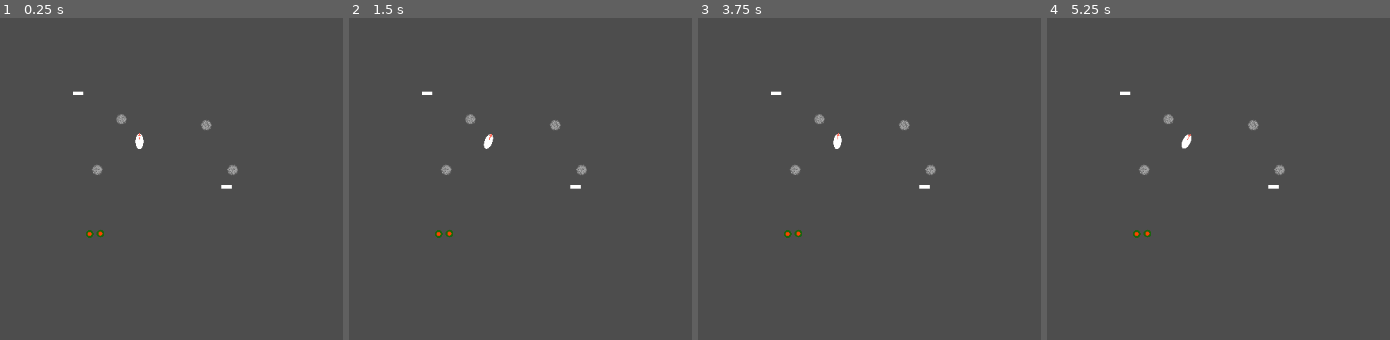
Above: before the commit, frames 1-4 (left to right).
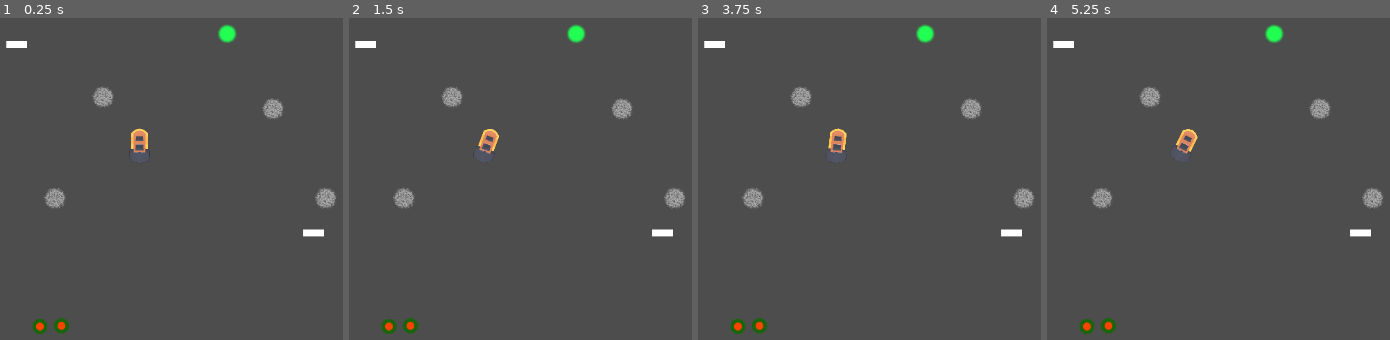
Above: after the commit, the same moments.

Repository: ktosox/Tool_Box_2
Game: Godot game, scene res://experimental/vam-pirate_ship-vivors_2/game.tscn
Same seed, same stepped clock (60 frames per second), same inputs: the game is played once before the commit and once after it. The project has no main scene, so this scene is started directly.
Inputs (mouse positions are in pixels of both pictures, inside the frame that each line leads up to):
- Up to frame 1 (0.25 s): no input
- Up to frame 2 (1.5 s): tap Enter (ui_accept) at 0.5, 0.77 s; move the mouse to (664, 117) at 0.52 s; hold Right (ui_right) 0.53-1.25 s; click (664, 117) at 0.67 s; drag from (outside the picture) to (421, 92) at 1.27 s
- Up to frame 3 (3.75 s): tap Enter (ui_accept) at 2, 2.75, 3.5 s; move the mouse to (917, 43) at 2.02 s; hold Left (ui_left) 2.03-2.75 s; drag from (797, 230) to (920, 188) at 2.77 s; move the mouse to (outside the picture) at 3.52 s; hold Right (ui_right) from 3.53 s (still down)
- Up to frame 4 (5.25 s): tap Enter (ui_accept) at 3.77, 5 s; release Right (ui_right) at 4.25 s; drag from (outside the picture) to (1146, 233) at 4.27 s; move the mouse to (1225, 140) at 5.02 s; hold Right (ui_right) from 5.03 s (still down); click (1225, 140) at 5.17 s

The runs differ from the first frame. In frame 1, 2.8% of the frame differs, in the area x 1-98%, y 1-99%; in frame 2, 2.7%; in frame 3, 2.8%; in frame 4, 2.8%.

Commit message:
re-implemented 3D in 2D for player among other things

Diff:
--- a/experimental/vam-pirate_ship-vivors_2/explosion.tscn
+++ b/experimental/vam-pirate_ship-vivors_2/explosion.tscn
@@ -62,7 +62,7 @@
 tracks/0/interp = 1
 tracks/0/loop_wrap = true
 tracks/0/keys = {
-"times": PackedFloat32Array(0, 1.2),
+"times": PackedFloat32Array(0, 0.6),
 "transitions": PackedFloat32Array(0.5, 1),
 "update": 0,
 "values": [Vector2(0.05, 0.05), Vector2(0.51, 0.51)]
@@ -74,7 +74,7 @@
 tracks/1/interp = 1
 tracks/1/loop_wrap = true
 tracks/1/keys = {
-"times": PackedFloat32Array(0, 1.2),
+"times": PackedFloat32Array(0, 0.6),
 "transitions": PackedFloat32Array(0.5, 1),
 "update": 0,
 "values": [20.0, 90.0]
@@ -86,7 +86,7 @@
 tracks/2/interp = 1
 tracks/2/loop_wrap = true
 tracks/2/keys = {
-"times": PackedFloat32Array(0, 0.966667, 1.5),
+"times": PackedFloat32Array(0, 0.9, 1.5),
 "transitions": PackedFloat32Array(1, 2, 1),
 "update": 0,
 "values": [Color(1, 1, 1, 1), Color(1, 1, 1, 1), Color(1, 1, 1, 0)]
--- a/experimental/vam-pirate_ship-vivors_2/game.tscn
+++ b/experimental/vam-pirate_ship-vivors_2/game.tscn
@@ -1,18 +1,19 @@
-[gd_scene load_steps=9 format=3 uid="uid://bke5odo8f6qx2"]
+[gd_scene load_steps=10 format=3 uid="uid://bke5odo8f6qx2"]
 
 [ext_resource type="Script" path="res://experimental/vam-pirate_ship-vivors_2/player_ship.gd" id="1_wrg1n"]
-[ext_resource type="Texture2D" uid="uid://onm5xeg5u5wu" path="res://resources/shader_particles/orb1.png" id="2_vfmk5"]
+[ext_resource type="PackedScene" uid="uid://byqhyixw2emev" path="res://experimental/vam-pirate_ship-vivors_2/KenneyWatercraft/Models/GLB format/boat-fan.glb" id="2_3dar4"]
 [ext_resource type="Texture2D" uid="uid://d11ofdafmrw2k" path="res://resources/shader_particles/smoke2.png" id="3_wf3vw"]
 [ext_resource type="PackedScene" uid="uid://cjsb0u1e8f3f4" path="res://experimental/vam-pirate_ship-vivors_2/enemy_gun.tscn" id="4_ohqq1"]
 [ext_resource type="PackedScene" uid="uid://bnodi31vhdku8" path="res://experimental/vam-pirate_ship-vivors_2/magnetic_mine.tscn" id="5_adeya"]
+[ext_resource type="PackedScene" uid="uid://cneukwlht7ocs" path="res://experimental/vam-pirate_ship-vivors_2/pickup.tscn" id="6_pxew2"]
+
+[sub_resource type="Environment" id="Environment_0ijcl"]
+ambient_light_source = 2
+ambient_light_color = Color(1, 1, 1, 1)
 
 [sub_resource type="CapsuleShape2D" id="CapsuleShape2D_nnxsf"]
-radius = 20.0
-height = 80.0
-
-[sub_resource type="Curve" id="Curve_80uqk"]
-_data = [Vector2(0, 0.340659), 0.0, 0.0, 0, 0, Vector2(0.715789, 0.0879121), 0.0, 0.0, 0, 0, Vector2(1, 1), 0.0, 0.0, 0, 0]
-point_count = 3
+radius = 23.55
+height = 74.05
 
 [sub_resource type="CircleShape2D" id="CircleShape2D_ps0v5"]
 radius = 30.1496
@@ -27,25 +28,39 @@
 wall_min_slide_angle = 0.0872665
 script = ExtResource("1_wrg1n")
 
-[node name="Orb1" type="Sprite2D" parent="PlayerShip"]
-scale = Vector2(0.225, 0.45)
-texture = ExtResource("2_vfmk5")
+[node name="SubViewportContainer" type="SubViewportContainer" parent="PlayerShip"]
+anchors_preset = 8
+anchor_left = 0.5
+anchor_top = 0.5
+anchor_right = 0.5
+anchor_bottom = 0.5
+offset_left = -80.0
+offset_top = -80.0
+offset_right = 80.0
+offset_bottom = 80.0
+grow_horizontal = 2
+grow_vertical = 2
+stretch = true
+
+[node name="SubViewport" type="SubViewport" parent="PlayerShip/SubViewportContainer"]
+transparent_bg = true
+size = Vector2i(160, 160)
+
+[node name="Node3D" type="Node3D" parent="PlayerShip/SubViewportContainer/SubViewport"]
+
+[node name="boat-fan2" parent="PlayerShip/SubViewportContainer/SubViewport/Node3D" instance=ExtResource("2_3dar4")]
+
+[node name="Camera3D" type="Camera3D" parent="PlayerShip/SubViewportContainer/SubViewport/Node3D"]
+transform = Transform3D(-1, -8.74228e-08, -3.82137e-15, 0, -4.37114e-08, 1, -8.74228e-08, 1, 4.37114e-08, 0, 4.555, 0)
+environment = SubResource("Environment_0ijcl")
 
 [node name="CollisionShape2D" type="CollisionShape2D" parent="PlayerShip"]
 shape = SubResource("CapsuleShape2D_nnxsf")
 
 [node name="Camera2D" type="Camera2D" parent="PlayerShip"]
-zoom = Vector2(0.25, 0.25)
+zoom = Vector2(0.5, 0.5)
 position_smoothing_enabled = true
 position_smoothing_speed = 4.0
-
-[node name="Front" type="Line2D" parent="PlayerShip"]
-position = Vector2(0, -11)
-scale = Vector2(0.545, 0.545)
-points = PackedVector2Array(0, 0, 0, -70, 0, -40)
-width = 30.0
-width_curve = SubResource("Curve_80uqk")
-default_color = Color(1, 0.427451, 0.356863, 1)
 
 [node name="Timer" type="Timer" parent="PlayerShip"]
 wait_time = 0.4
@@ -109,4 +124,9 @@
 [node name="MagneticMine2" parent="." instance=ExtResource("5_adeya")]
 position = Vector2(96, 813)
 
+[node name="Pickup" parent="." instance=ExtResource("6_pxew2")]
+position = Vector2(636, -32)
+
 [connection signal="timeout" from="PlayerShip/Timer" to="PlayerShip" method="_on_timer_timeout"]
+
+[editable path="PlayerShip/SubViewportContainer/SubViewport/Node3D/boat-fan2"]
--- /dev/null
+++ b/experimental/vam-pirate_ship-vivors_2/pickup.gd
@@ -0,0 +1,31 @@
+extends CharacterBody2D
+
+
+const SPEED = 330.0
+
+var target : CharacterBody2D
+
+const MIN_SPEED_DISTANCE = 400
+
+const MAX_SPEED_DISTANCE = 60
+
+
+func _physics_process(delta: float) -> void:
+
+	if target == null:
+		return
+	var follow_direction = target.global_position - global_position
+
+	velocity = follow_direction.normalized() * lerp(0.0, SPEED, clamp(inverse_lerp(MIN_SPEED_DISTANCE, MAX_SPEED_DISTANCE, follow_direction.length()),0.0,1.0 ) )
+
+	move_and_slide()
+
+
+func _on_detector_target_acquired(target: Node2D) -> void:
+	self.target = target
+	pass # Replace with function body.
+
+
+func _on_collect_range_body_entered(body: Node2D) -> void:
+	queue_free()
+	pass # Replace with function body.
--- /dev/null
+++ b/experimental/vam-pirate_ship-vivors_2/pickup.tscn
@@ -0,0 +1,36 @@
+[gd_scene load_steps=6 format=3 uid="uid://cneukwlht7ocs"]
+
+[ext_resource type="Script" path="res://experimental/vam-pirate_ship-vivors_2/pickup.gd" id="1_5by2i"]
+[ext_resource type="PackedScene" uid="uid://cu6565wpxaocr" path="res://experimental/vam-pirate_ship-vivors_2/detector.tscn" id="2_ebf4v"]
+[ext_resource type="Texture2D" uid="uid://dedvjl80bstke" path="res://resources/shader_particles/smoke5.png" id="3_6gjty"]
+
+[sub_resource type="CircleShape2D" id="CircleShape2D_edt3s"]
+radius = 30.0
+
+[sub_resource type="CircleShape2D" id="CircleShape2D_bankm"]
+radius = 300.0
+
+[node name="Pickup" type="CharacterBody2D"]
+script = ExtResource("1_5by2i")
+
+[node name="CollectRange" type="Area2D" parent="."]
+collision_layer = 0
+collision_mask = 2
+monitorable = false
+
+[node name="CollisionShape2D" type="CollisionShape2D" parent="CollectRange"]
+shape = SubResource("CircleShape2D_edt3s")
+
+[node name="Detector" parent="." instance=ExtResource("2_ebf4v")]
+collision_mask = 2
+
+[node name="CollisionShape2D" type="CollisionShape2D" parent="Detector"]
+shape = SubResource("CircleShape2D_bankm")
+
+[node name="Smoke5" type="Sprite2D" parent="."]
+modulate = Color(0.129412, 1, 0.32549, 1)
+scale = Vector2(0.145, 0.145)
+texture = ExtResource("3_6gjty")
+
+[connection signal="body_entered" from="CollectRange" to="." method="_on_collect_range_body_entered"]
+[connection signal="target_acquired" from="Detector" to="." method="_on_detector_target_acquired"]
